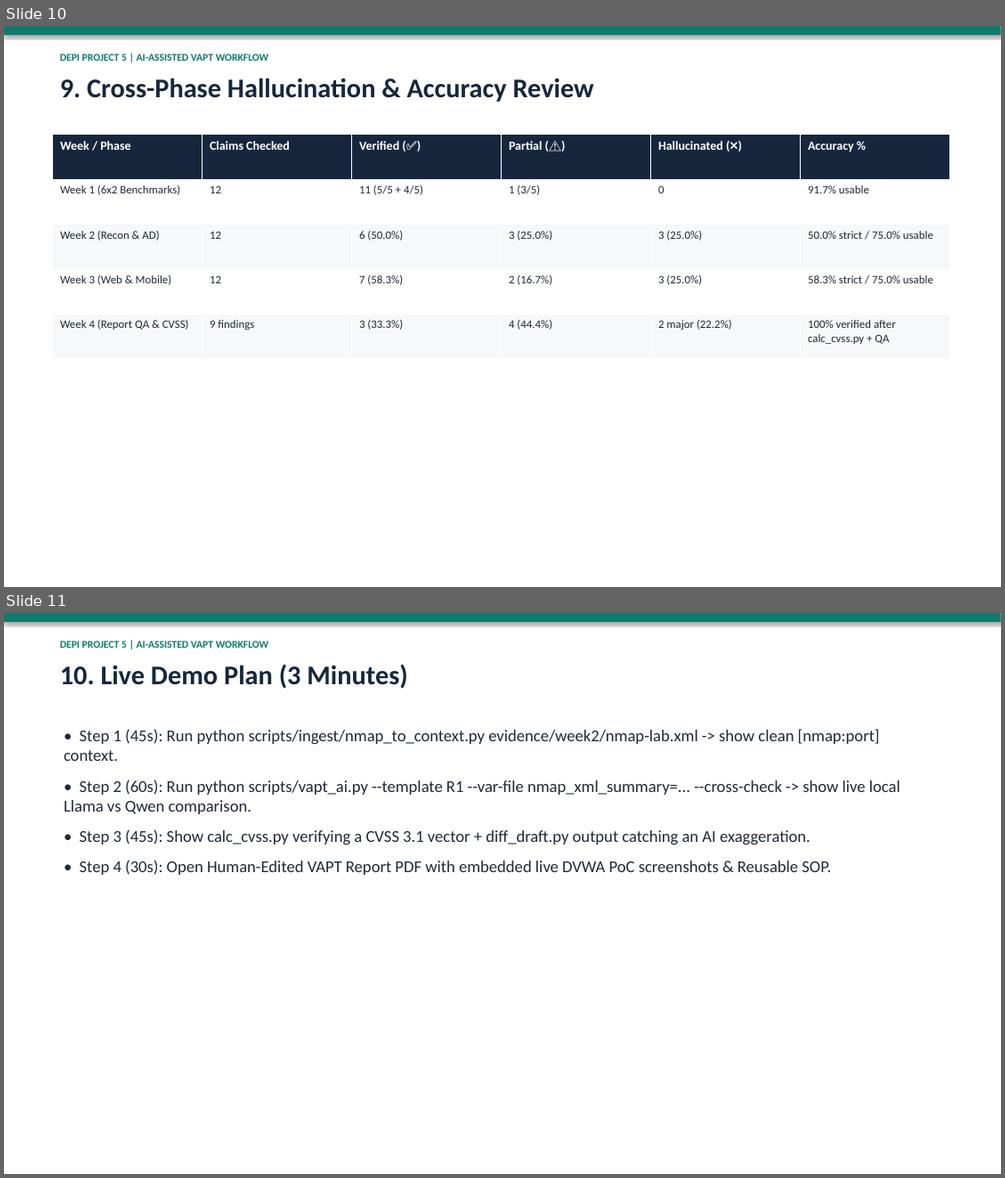
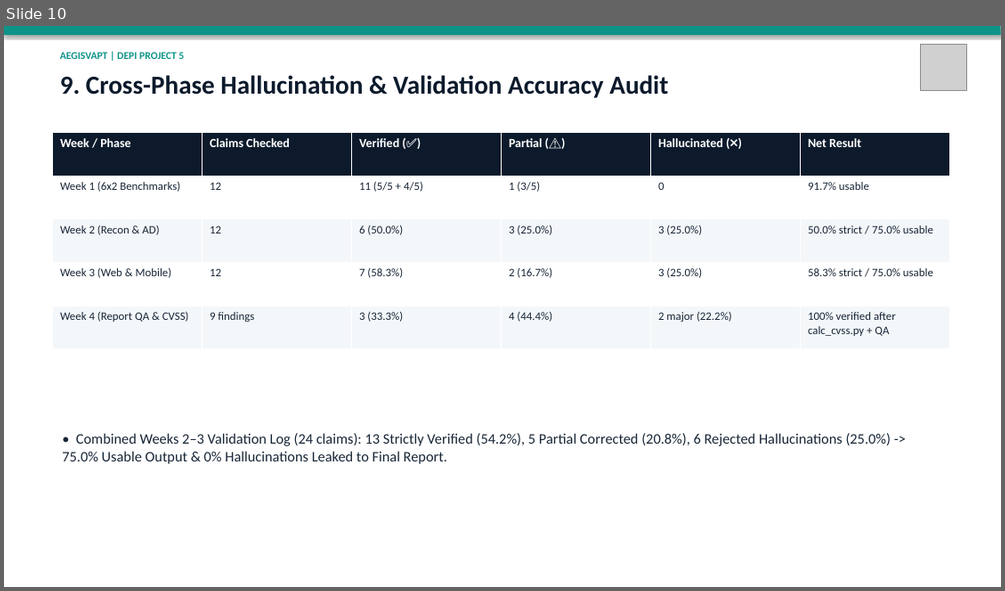
Before and after one commit to 7adadd/AI-Assisted-VAPT-Automation-Reporting-Workflow, a slide deck: deliverables/DEPI-Project5-Presentation.pptx. Shown one above the other, each under a label of ours: slides 10 and 11 before the commit, slide 10 after it. The pictures are 1005x1178 and 1005x591 pixels, drawn with LibreOffice and Linux fonts; fonts in the diff are those of the drawing; grey boxes stand for pictures. Boxes give left, top, right and bottom in pixels: in the first picture for what was removed or moved away, otherwise in the second. Text is boxed around its words. In the diff, an @@ line names an element or a change of style, - is before the commit and + after.

Commit message:
Polish AegisVAPT UI & logo, fix API/dashboard/graph/PoC bugs, add 15-slide deck & Arabic defense guide

```diff
--- a/deliverables/DEPI-Project5-Presentation.pptx
+++ b/deliverables/DEPI-Project5-Presentation.pptx
@@ slide 11 removed at (4, 613, 1001, 1174), background #FFFFFF @@
@@ rectangle removed at (4, 613, 1001, 622) @@
@@ text removed at (60, 641, 268, 648) @@
-DEPI PROJECT 5 | AI-ASSISTED VAPT WORKFLOW
@@ text removed at (60, 664, 407, 689) @@
-10. Live Demo Plan (3 Minutes)
@@ text removed at (64, 729, 900, 875) @@
-• Step 1 (45s): Run python scripts/ingest/nmap_to_context.py evidence/week2/nmap-lab.xml -> show clean [nmap:port] context.
-• Step 2 (60s): Run python scripts/vapt_ai.py --template R1 --var-file nmap_xml_summary=... --cross-check -> show live local Llama vs Qwen comparison.
-• Step 3 (45s): Show calc_cvss.py verifying a CVSS 3.1 vector + diff_draft.py output catching an AI exaggeration.
-• Step 4 (30s): Open Human-Edited VAPT Report PDF with embedded live DVWA PoC screenshots & Reusable SOP.
@@ slide 10 changed as well @@
@@ rectangle at (4, 26, 1001, 35): fill #0F7B6C to #0D9488 @@
@@ text at (60, 52, 184, 59): text changed; text colour #0F7B6C to #0D9488 @@
-DEPI PROJECT 5 | AI-ASSISTED VAPT WORKFLOW
+AEGISVAPT | DEPI PROJECT 5
@@ picture added at (920, 44, 966, 90) @@
@@ text at (60, 75, 668, 98): text changed; size 26 to 25 pt; text colour #16273D to #0C1A2C @@
-9. Cross-Phase Hallucination & Accuracy Review
+9. Cross-Phase Hallucination & Validation Accuracy Audit
@@ table at (53, 132, 950, 349) @@
-row 1, column 6: Accuracy %
+row 1, column 6: Net Result
@@ fill #16273D to #0C1A2C in row 1 @@
@@ fill #F6F8FA to #F4F7FA in 12 cells @@
@@ text colour #1F2937 to #172536 in "Week 1 (6x2 Benchmarks)", "12", "11 (5/5 + 4/5)", "1 (3/5)" and 20 more places @@
@@ text added at (62, 433, 891, 464), 14 pt, text #172536 @@
+• Combined Weeks 2–3 Validation Log (24 claims): 13 Strictly Verified (54.2%), 5 Partial Corrected (20.8%), 6 Rejected Hallucinations (25.0%) -> 75.0% Usable Output & 0% Hallucinations Leaked to Final Report.
```
Also in this commit, not shown: 9 other slides changed, 5 slides added, 1 other slide removed, 22 other files.
